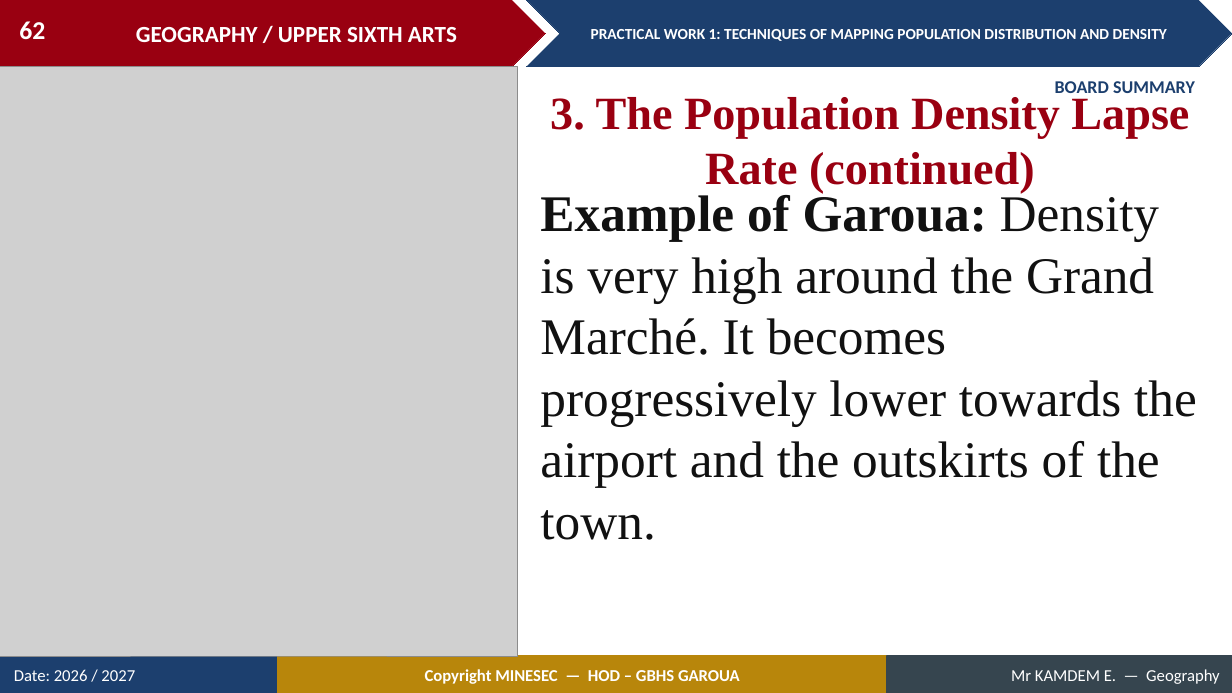
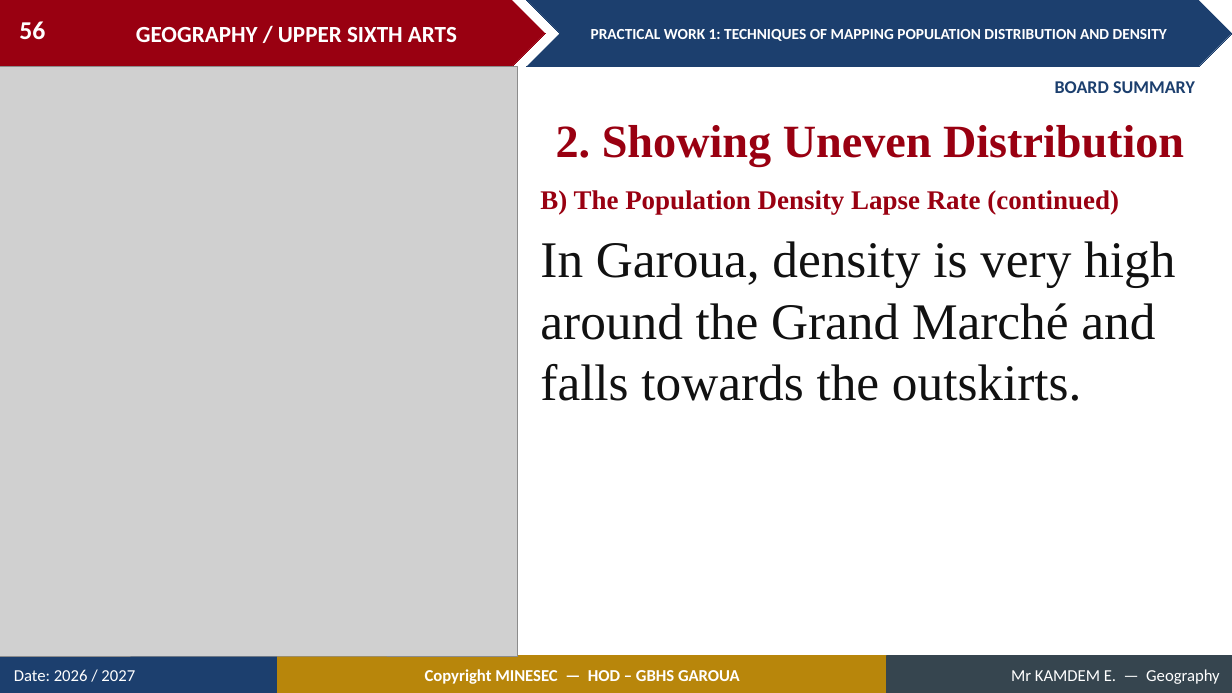
Before and after one commit to Berthautk/linea-github, a slide deck: slide 56 of lecons/USA/Population Geography/03_USA_POP_PW01_Techniques_of_Mapping_Population_Distribution_and_Density.pptx (slide 62 before the commit). Drawn at 1232x693 pixels with LibreOffice and Linux fonts; fonts in the diff are those of the drawing; grey boxes stand for pictures. Boxes give left, top, right and bottom in pixels: in the first picture for what was removed or moved away, otherwise in the second. Text is boxed around its words. In the diff, an @@ line names an element or a change of style, - is before the commit and + after.

```diff
--- a/lecons/USA/Population Geography/03_USA_POP_PW01_Techniques_of_Mapping_Population_Distribution_and_Density.pptx
+++ b/lecons/USA/Population Geography/03_USA_POP_PW01_Techniques_of_Mapping_Population_Distribution_and_Density.pptx
@@ page number at [19,21,45,39]: text changed @@
-62
+56
@@ text at [556,125,1184,166]: text changed @@
-3. The Population Density Lapse Rate (continued)
+2. Showing Uneven Distribution
@@ text added at [540,190,1119,214], 21 pt, text #990011, bold @@
+B) The Population Density Lapse Rate (continued)
@@ text at [540,241,1175,401]: text changed @@
-Example of Garoua: Density is very high around the Grand Marché. It becomes progressively lower towards the airport and the outskirts of the town.
+In Garoua, density is very high around the Grand Marché and falls towards the outskirts.
```
Also in this commit, not shown: 29 other slides changed, 2 slides added, 8 slides removed, 3 other files.
